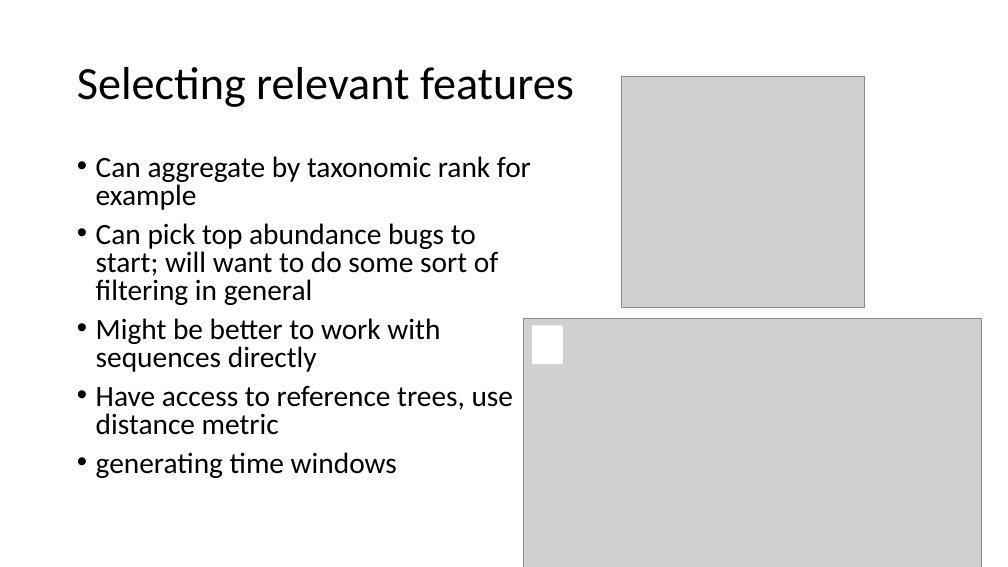
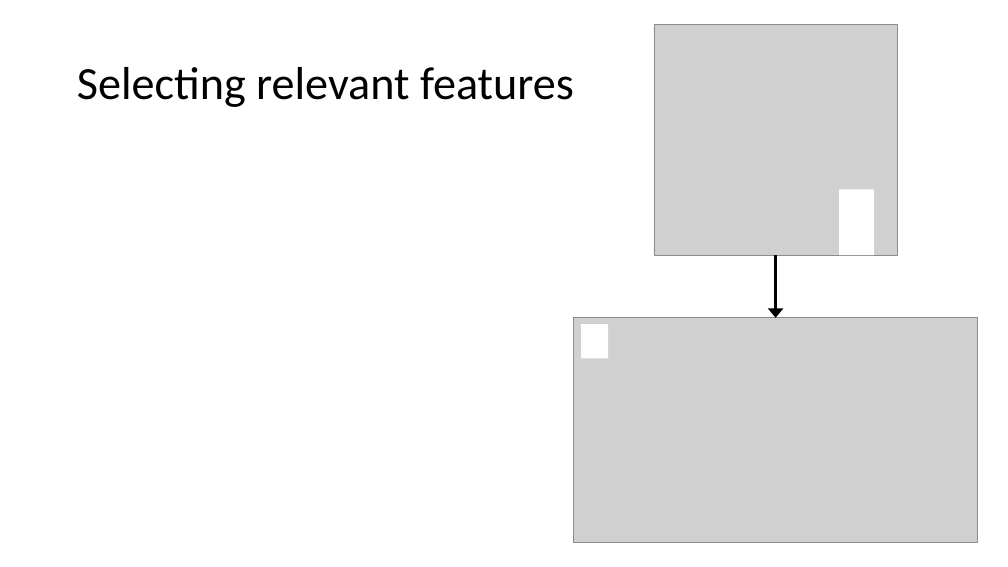
Before and after one commit to gerberlab/cs109b-microbiome, a slide deck: slide 11 of 2022/course_slides.pptx (slide 12 before the commit). Drawn at 1008x567 pixels with LibreOffice and Linux fonts; fonts in the diff are those of the drawing; grey boxes stand for pictures. Boxes give left, top, right and bottom in pixels: in the first picture for what was removed or moved away, otherwise in the second. Text is boxed around its words. In the diff, an @@ line names an element or a change of style, - is before the commit and + after.

```diff
--- a/2022/course_slides.pptx
+++ b/2022/course_slides.pptx
@@ picture: place and size @@
-picture at (622, 76, 865, 307)
+picture at (654, 24, 898, 255)
@@ text removed at (96, 156, 531, 478) @@
-• Can aggregate by taxonomic rank for example
-• Can pick top abundance bugs to start; will want to do some sort of filtering in general
-• Might be better to work with sequences directly
-• Have access to reference trees, use distance metric
-• generating time windows
@@ rectangle added at (839, 190, 874, 256), fill #FFFFFF @@
@@ arrow added from (776, 256) to (776, 318), #000000 3 pt @@
@@ picture: place and size @@
-picture at (523, 318, 982, 567)
+picture at (573, 318, 978, 542)
@@ rectangle: place and size @@
-rectangle at (532, 325, 563, 364)
+rectangle at (582, 324, 609, 358)
```
Also in this commit, not shown: 11 other slides changed, 7 slides added, 2 slides removed, 1 other file.
